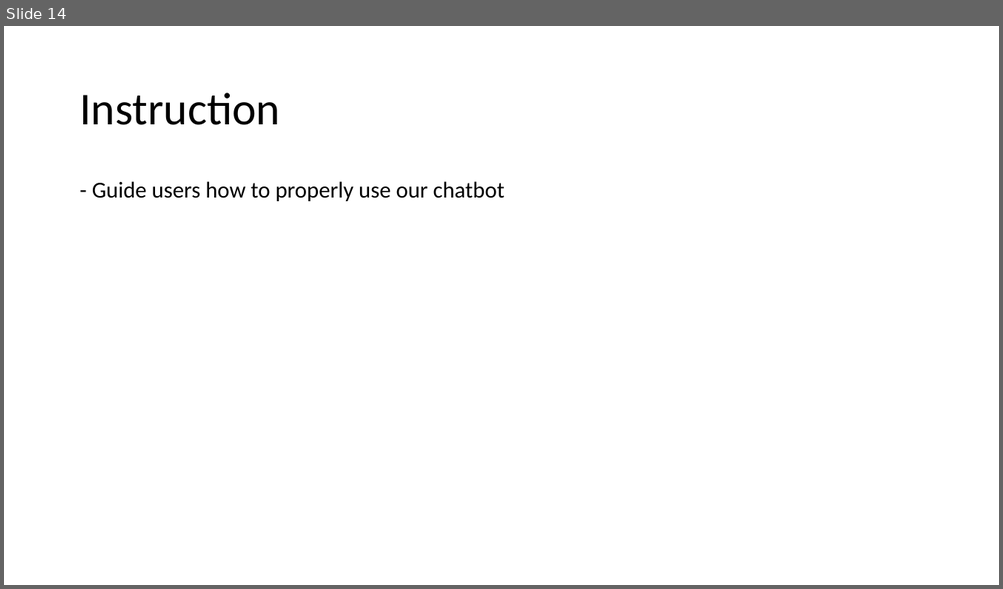
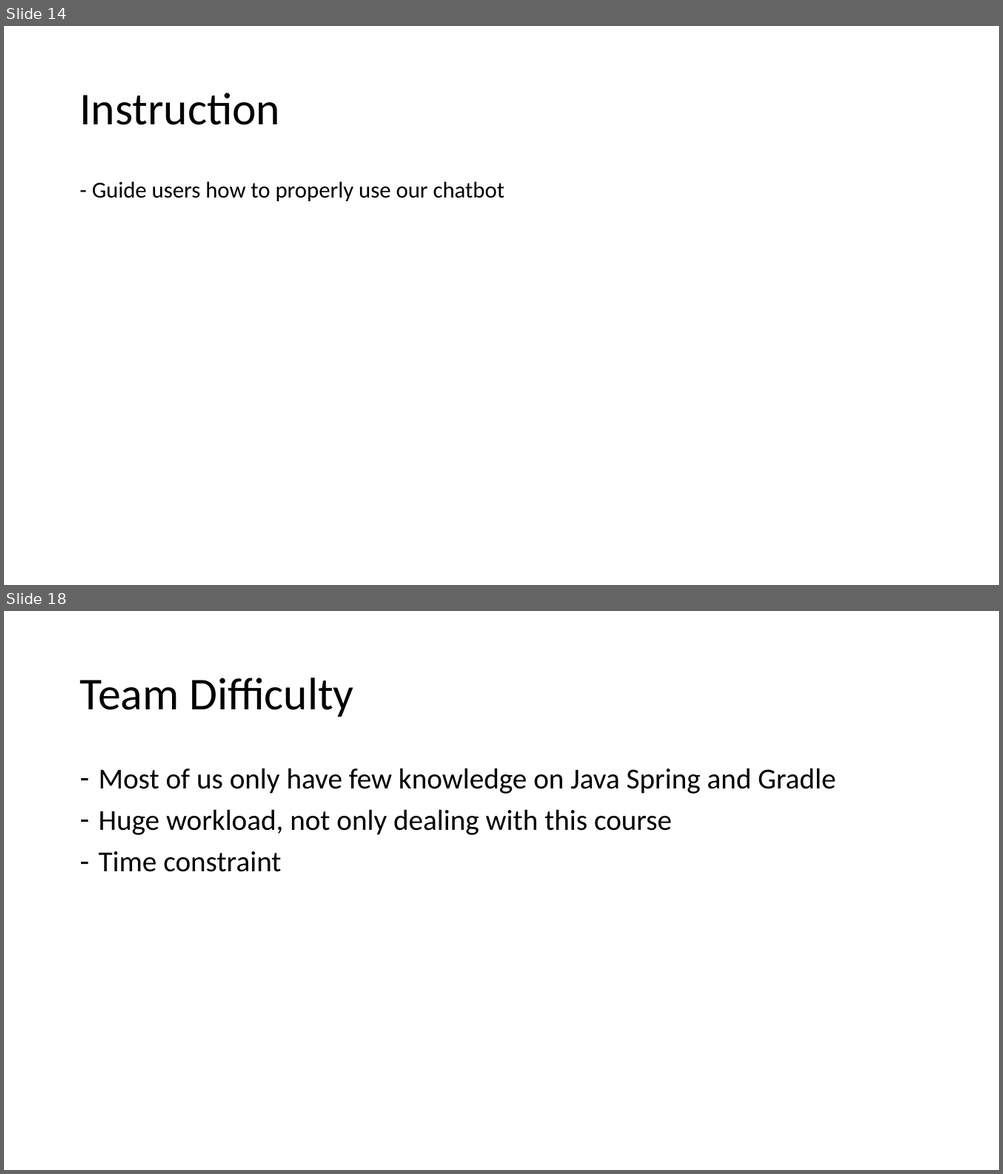
Before and after one commit to nighostchris/ust-freshman-chatbot, a slide deck: Presentation/COMP3111 Presentation.pptx. Shown one above the other, each under a label of ours: slide 14 before the commit, slides 14 and 18 after it; the slides between them are not shown. The pictures are 1003x589 and 1003x1174 pixels, drawn with LibreOffice and Linux fonts; fonts in the diff are those of the drawing. Boxes give left, top, right and bottom in pixels: in the first picture for what was removed or moved away, otherwise in the second. Text is boxed around its words. In the diff, an @@ line names an element or a change of style, - is before the commit and + after.

```diff
--- a/Presentation/COMP3111 Presentation.pptx
+++ b/Presentation/COMP3111 Presentation.pptx
@@ slide 18 added at [4, 611, 999, 1170], background #FFFFFF @@
@@ title added at [79, 678, 354, 717], 44 pt, text #000000 @@
+Team Difficulty
@@ text added at [99, 768, 835, 872], 28 pt, text #000000 @@
+– Most of us only have few knowledge on Java Spring and Gradle
+– Huge workload, not only dealing with this course
+– Time constraint
```
Also in this commit, not shown: 3 other slides added.
